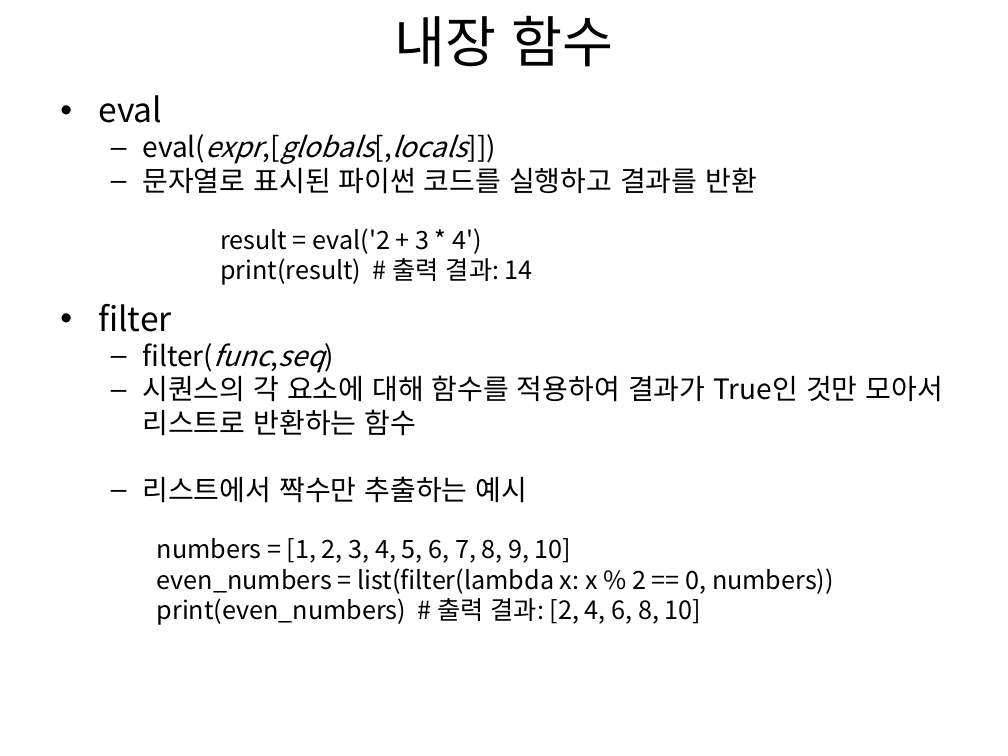
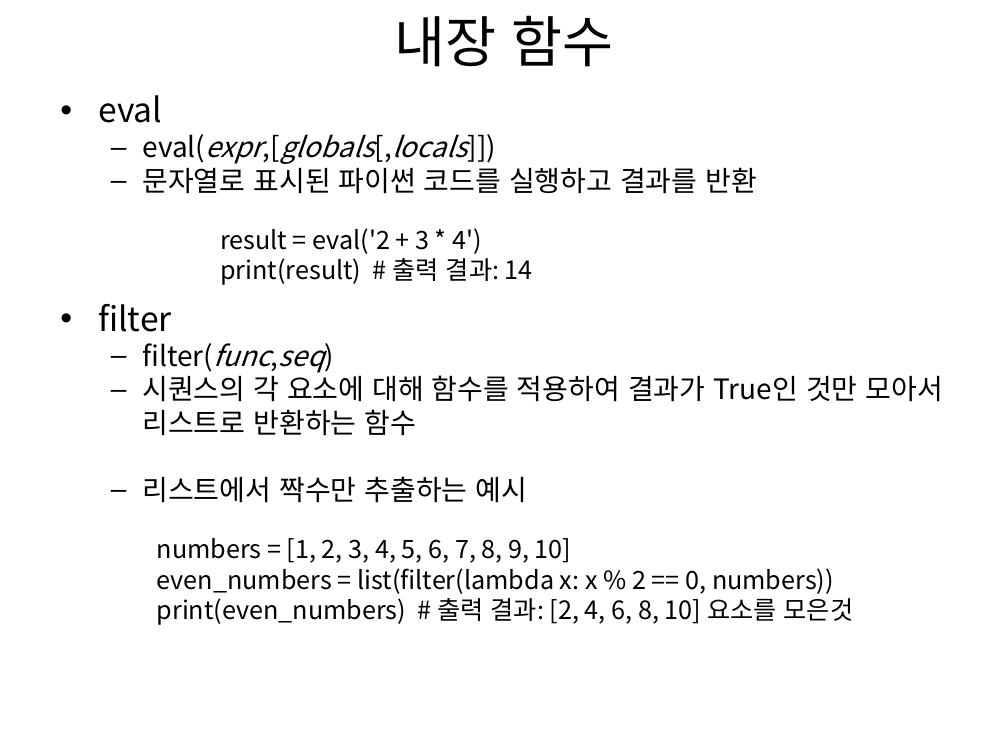
Before and after one commit to MyStraw/python, a slide deck: slide 33 of 파이썬 4.pptx. Drawn at 1008x756 pixels with LibreOffice and Linux fonts; fonts in the diff are those of the drawing. Boxes give left, top, right and bottom in pixels: in the first picture for what was removed or moved away, otherwise in the second. Text is boxed around its words. In the diff, an @@ line names an element or a change of style, - is before the commit and + after.

```diff
--- a/파이썬 4.pptx
+++ b/파이썬 4.pptx
@@ text at (157, 593, 854, 625): text changed @@
-print(even_numbers) # 출력 결과: [2, 4, 6, 8, 10]
+print(even_numbers) # 출력 결과: [2, 4, 6, 8, 10] 요소를 모은것
```
Also in this commit, not shown: 1 other slide changed, 3 other files.
